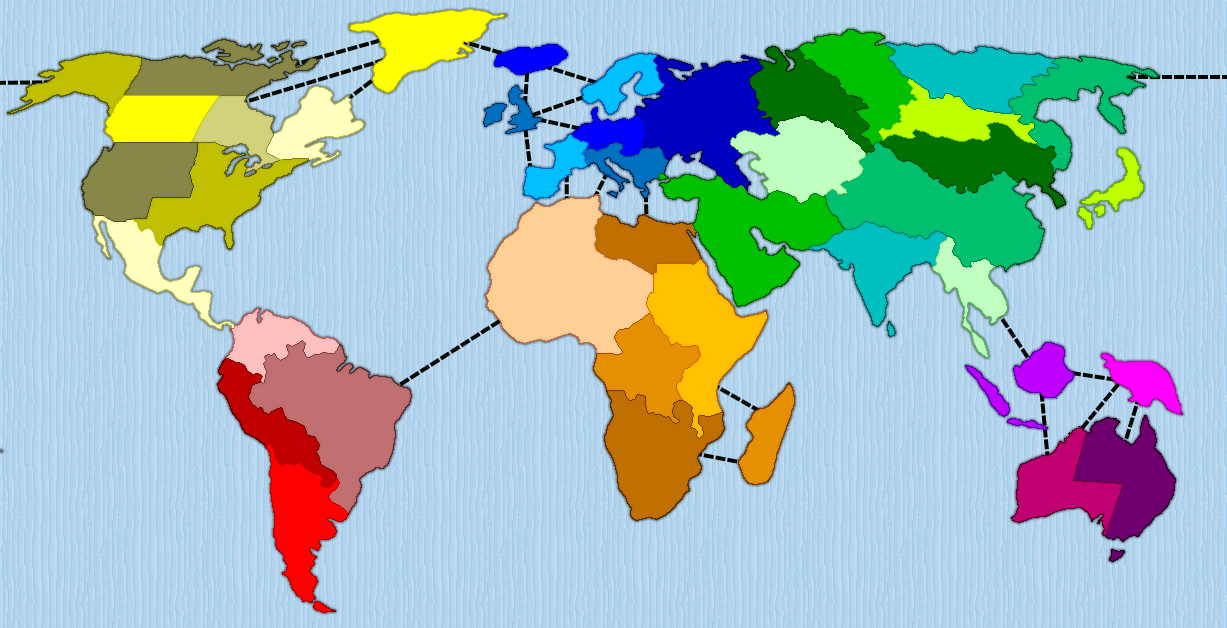
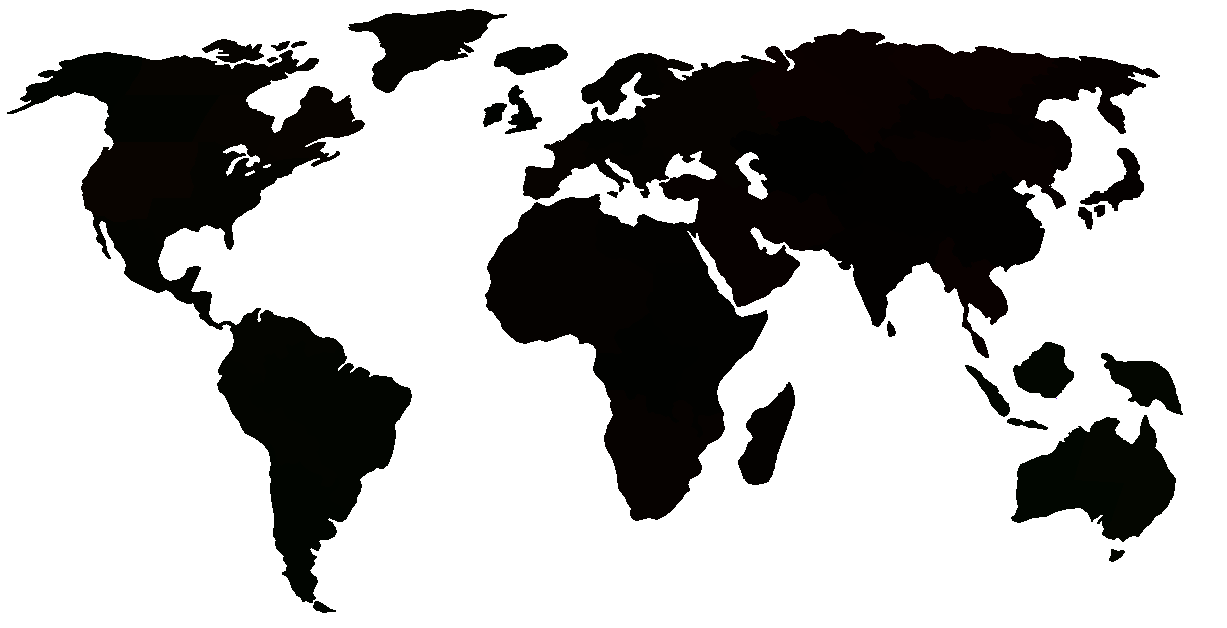
Comparing the layer stacks of the two 1227x628 images. Changes:
showed "sad - copia#5", painted on it over [7, 9, 1183, 613]
hid "sad - copia#6" over [0, 9, 1203, 613]
hid "sad - copia#3" over [0, 6, 1186, 616]
hid "sad - copia#4" over [7, 9, 1183, 613]
hid "Collegamenti#1", painted on it over [0, 33, 1227, 486]
hid "Sfondo" over [0, 0, 1227, 628]
